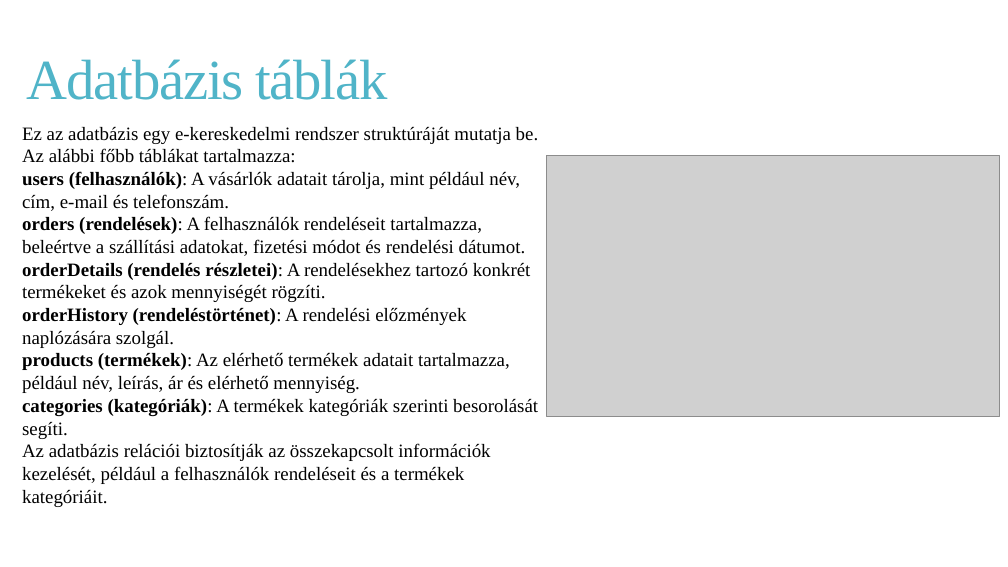
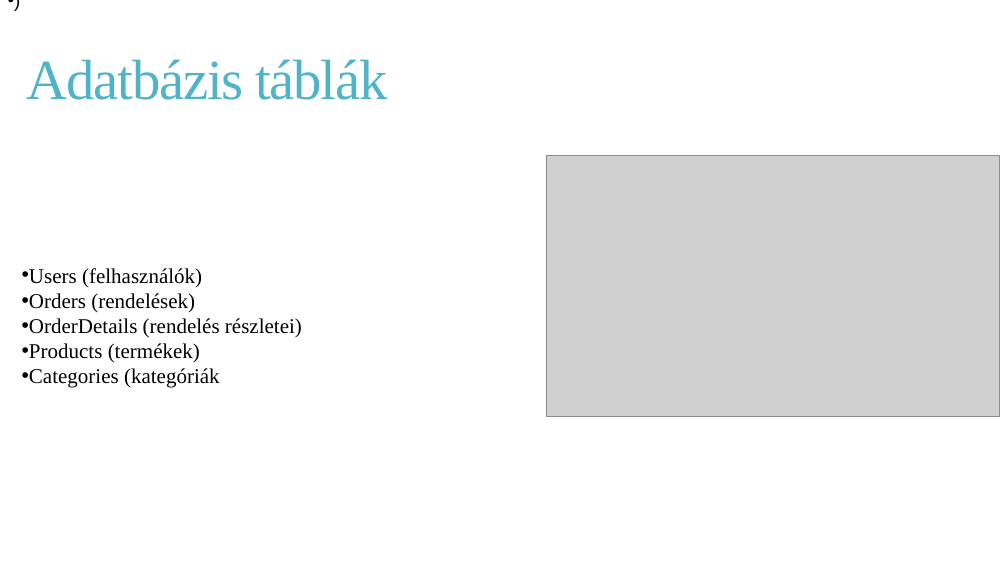
Before and after one commit to Racoonzz/car_shop, a slide deck: slide 4 of CarShoptprezentáció.pptx. Drawn at 1008x567 pixels with LibreOffice and Linux fonts; fonts in the diff are those of the drawing; grey boxes stand for pictures. Boxes give left, top, right and bottom in pixels: in the first picture for what was removed or moved away, otherwise in the second. Text is boxed around its words. In the diff, an @@ line names an element or a change of style, - is before the commit and + after.

```diff
--- a/CarShoptprezentáció.pptx
+++ b/CarShoptprezentáció.pptx
@@ text added at (0,0,28,15), 18 pt, text #000000 @@
+• )
@@ text removed at (22,127,539,507) @@
-Ez az adatbázis egy e-kereskedelmi rendszer struktúráját mutatja be. Az alábbi főbb táblákat tartalmazza:
-users (felhasználók): A vásárlók adatait tárolja, mint például név, cím, e-mail és telefonszám.
-orders (rendelések): A felhasználók rendeléseit tartalmazza, beleértve a szállítási adatokat, fizetési módot és rendelési dátumot.
-orderDetails (rendelés részletei): A rendelésekhez tartozó konkrét termékeket és azok mennyiségét rögzíti.
-orderHistory (rendeléstörténet): A rendelési előzmények naplózására szolgál.
-products (termékek): Az elérhető termékek adatait tartalmazza, például név, leírás, ár és elérhető mennyiség.
-categories (kategóriák): A termékek kategóriák szerinti besorolását segíti.
-Az adatbázis relációi biztosítják az összekapcsolt információk kezelését, például a felhasználók rendeléseit és a termékek kategóriáit.
@@ text added at (29,268,302,388), 20 pt, text #000000 @@
+• Users (felhasználók)
+• Orders (rendelések)
+• OrderDetails (rendelés részletei)
+• Products (termékek)
+• Categories (kategóriák
```
Also in this commit, not shown: 16 other slides changed, 1 other file.
